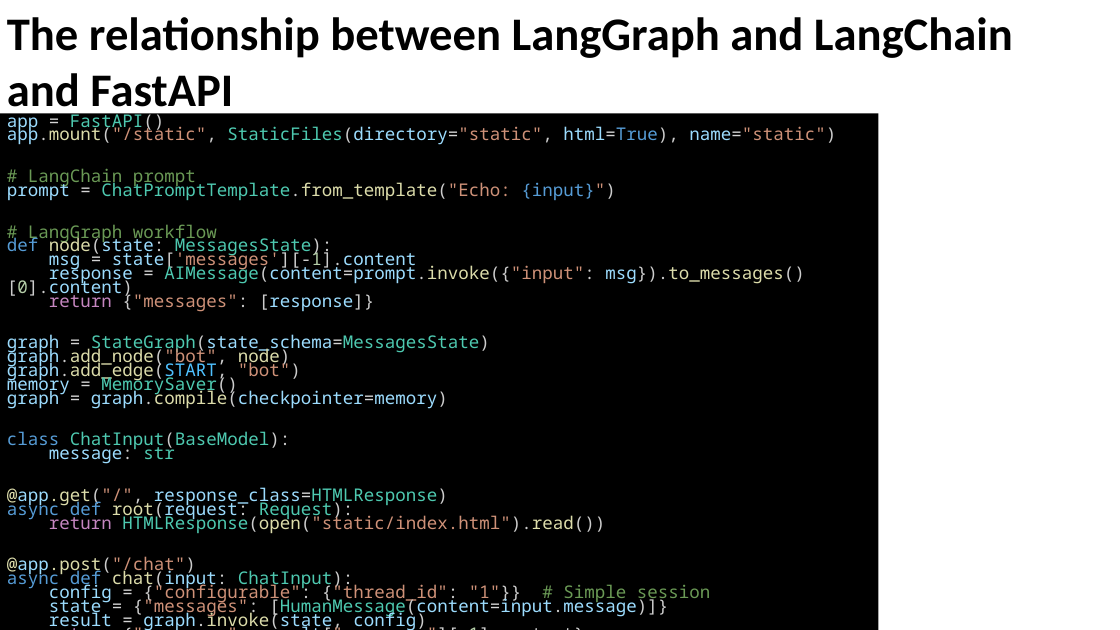
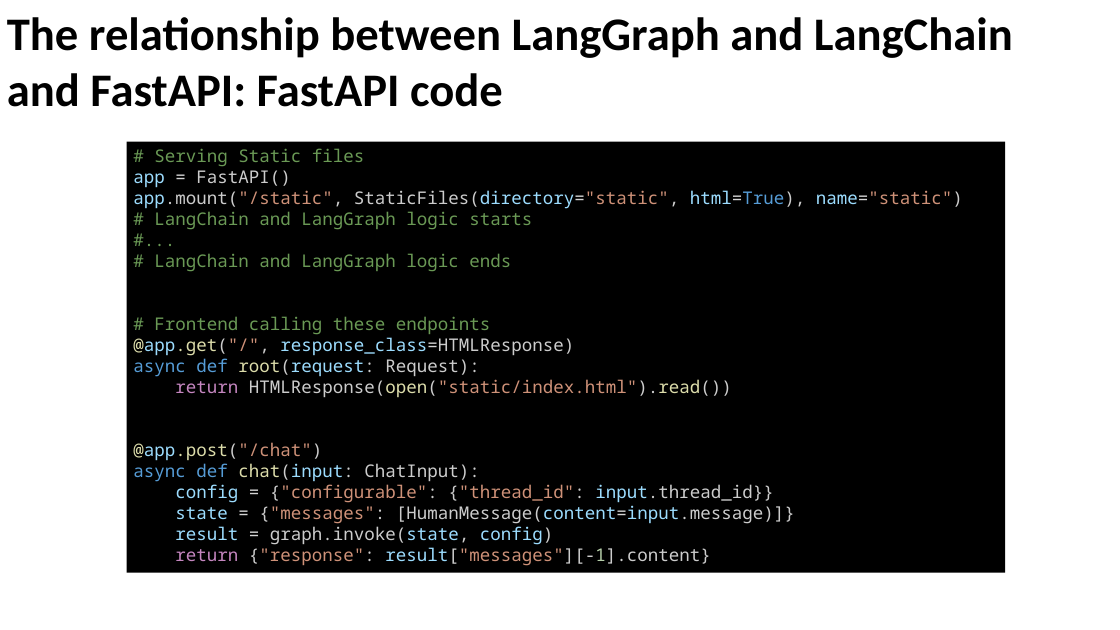
Before and after one commit to enoch-sit/proj01_chatbot_edu, a slide deck: slide 28 of week08/AI Agent Design III LangSmith-and-Evaluation-Frameworks.pptx (slide 29 before the commit). Drawn at 1120x630 pixels with LibreOffice and Linux fonts; fonts in the diff are those of the drawing. Boxes give left, top, right and bottom in pixels: in the first picture for what was removed or moved away, otherwise in the second. Text is boxed around its words. In the diff, an @@ line names an element or a change of style, - is before the commit and + after.

```diff
--- a/week08/AI Agent Design III LangSmith-and-Evaluation-Frameworks.pptx
+++ b/week08/AI Agent Design III LangSmith-and-Evaluation-Frameworks.pptx
@@ text at <box>7,17,1013,107</box>: text changed @@
-The relationship between LangGraph and LangChain and FastAPI
+The relationship between LangGraph and LangChain and FastAPI: FastAPI code
@@ rectangle "# Serving Static files": place and size @@
-rectangle "# Serving Static files" at <box>0,113,878,630</box>
+rectangle "# Serving Static files" at <box>127,141,1005,573</box>
@@ text in rectangle at <box>154,148,364,166</box>: paragraph added @@
+# Serving Static files
@@ text in rectangle at <box>133,170,963,566</box>: text colour #4EC9B0 to #CCCCCC in "FastAPI()", "StaticFiles(directory="static",", "response_class=HTMLResponse)", "Request):" and 3 more places; text colour #DCDCAA to #CCCCCC in "app.mount("/static",", "graph.invoke(state,"; text colour #9CDCFE to #CCCCCC in "[HumanMessage(content=input.message)]}", "graph.invoke(state,"; line spacing 14.2pt to 1 @@
@@ text in rectangle at <box>154,211,532,334</box>: text changed; text colour #9CDCFE to #6A9955 @@
-# LangChain prompt
-prompt = ChatPromptTemplate.from_template("Echo: {input}")
-# LangGraph workflow
-def node(state: MessagesState):
-msg = state['messages'][-1].content
-response = AIMessage(content=prompt.invoke({"input": msg}).to_messages()[0].content)
-return {"messages": [response]}
-graph = StateGraph(state_schema=MessagesState)
-graph.add_node("bot", node)
-graph.add_edge(START, "bot")
-memory = MemorySaver()
-graph = graph.compile(checkpointer=memory)
-class ChatInput(BaseModel):
-message: str
+# LangChain and LangGraph logic starts
+#...
+# LangChain and LangGraph logic ends
+# Frontend calling these endpoints
@@ text in rectangle at <box>175,484,774,503</box>: text changed @@
-config = {"configurable": {"thread_id": "1"}} # Simple session
+config = {"configurable": {"thread_id": input.thread_id}}
```
Also in this commit, not shown: 8 other slides changed, 7 slides added, 2 slides removed, 6 other files.
